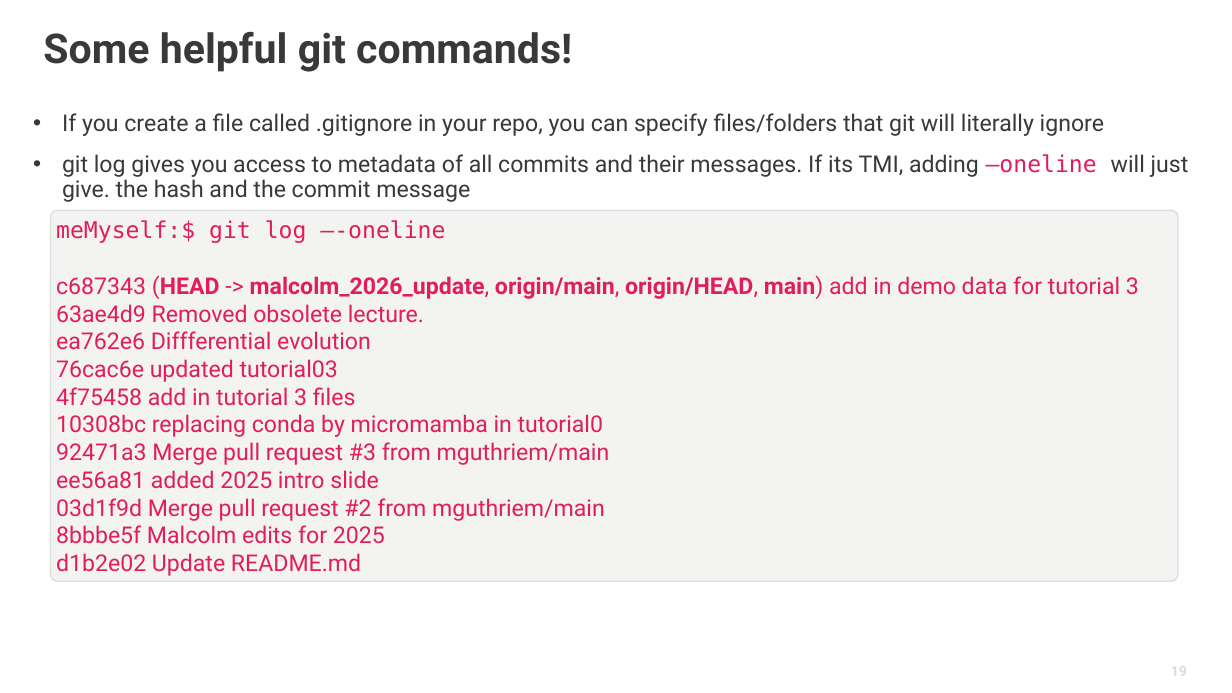
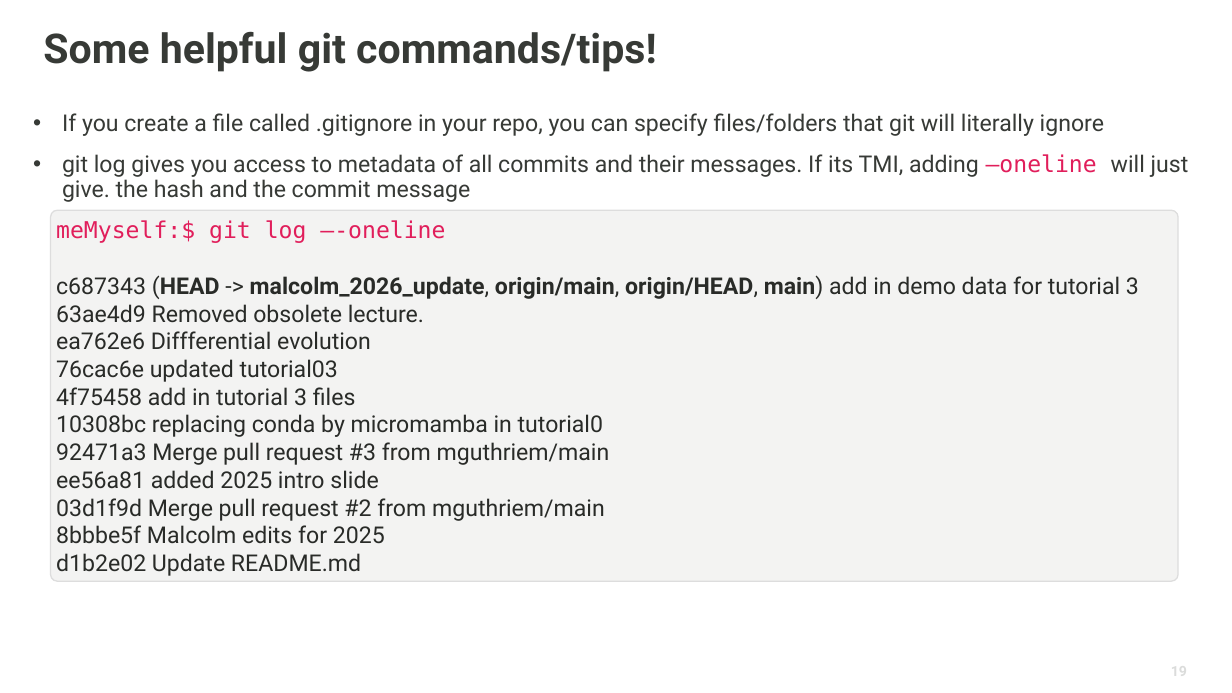
Before and after one commit to neutrons/ns-computation-tutorial, a slide deck: slide 19 of lectures/NXS_git_github_2026.pptx. Drawn at 1232x693 pixels with LibreOffice and Linux fonts; fonts in the diff are those of the drawing; background and template pictures are left out. Boxes give left, top, right and bottom in pixels: in the first picture for what was removed or moved away, otherwise in the second. Text is boxed around its words. In the diff, an @@ line names an element or a change of style, - is before the commit and + after.

```diff
--- a/lectures/NXS_git_github_2026.pptx
+++ b/lectures/NXS_git_github_2026.pptx
@@ title at (43, 31, 656, 72): text changed @@
-Some helpful git commands!
+Some helpful git commands/tips!
@@ text in rounded rectangle at (56, 275, 1139, 576): text colour #E11E5B to #292C28 @@
```
Also in this commit, not shown: 6 other slides changed, 1 other file.
